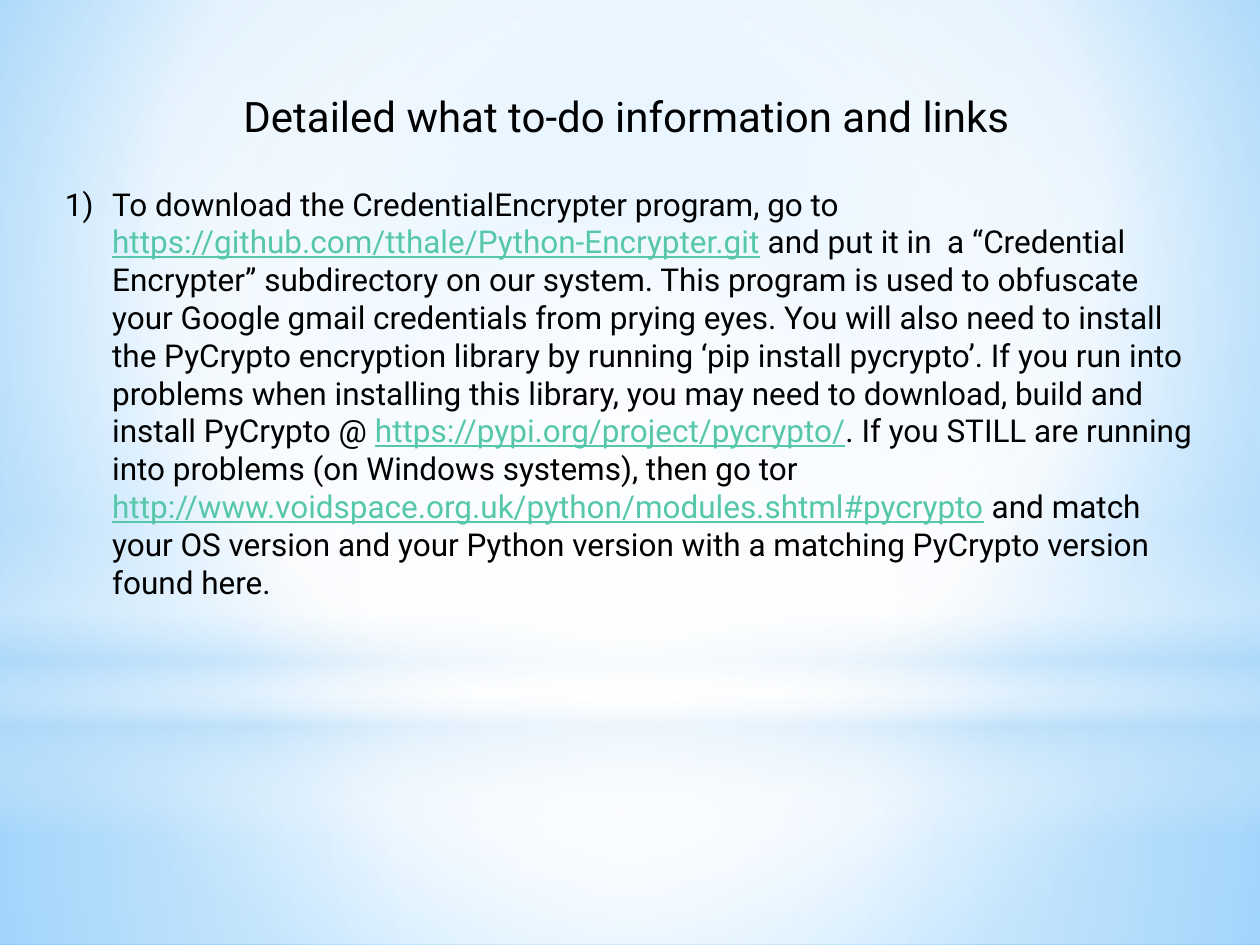
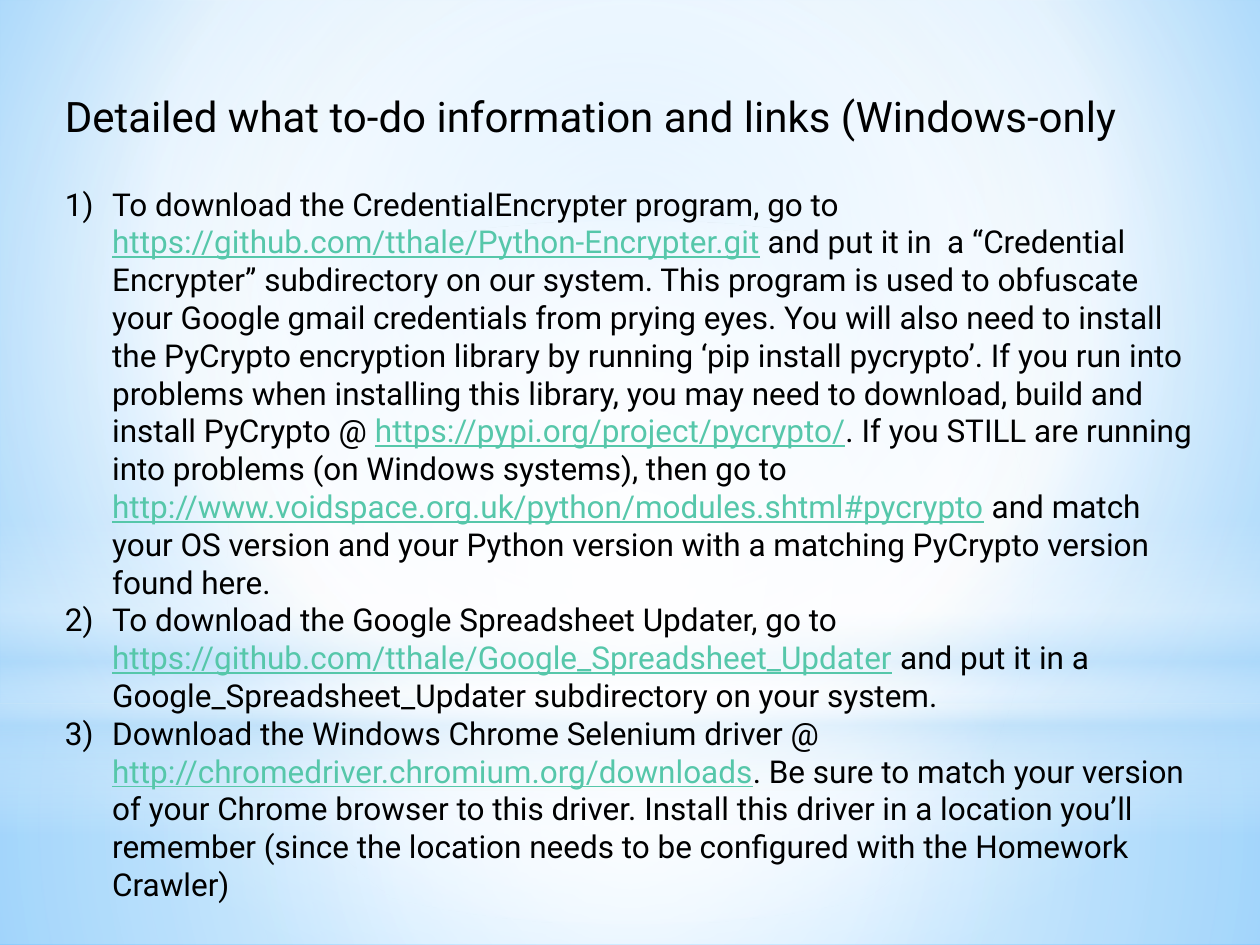
Before and after one commit to lhale/VCHS_HomeworkCrawler, a slide deck: slide 8 of docs/HomeworkCrawler.pptx (slide 3 before the commit). Drawn at 1260x945 pixels with LibreOffice and Linux fonts; fonts in the diff are those of the drawing. Boxes give left, top, right and bottom in pixels: in the first picture for what was removed or moved away, otherwise in the second. Text is boxed around its words. In the diff, an @@ line names an element or a change of style, - is before the commit and + after.

```diff
--- a/docs/HomeworkCrawler.pptx
+++ b/docs/HomeworkCrawler.pptx
@@ text at box(65, 98, 1116, 142): text changed @@
-Detailed what to-do information and links
+Detailed what to-do information and links (Windows-only
@@ text at box(112, 192, 1191, 903): text changed @@
-1) To download the CredentialEncrypter program, go to https://github.com/tthale/Python-Encrypter.git and put it in a “Credential Encrypter” subdirectory on our system. This program is used to obfuscate your Google gmail credentials from prying eyes. You will also need to install the PyCrypto encryption library by running ‘pip install pycrypto’. If you run into problems when installing this library, you may need to download, build and install PyCrypto @ https://pypi.org/project/pycrypto/. If you STILL are running into problems (on Windows systems), then go tor http://www.voidspace.org.uk/python/modules.shtml#pycrypto and match your OS version and your Python version with a matching PyCrypto version found here.
+1) To download the CredentialEncrypter program, go to https://github.com/tthale/Python-Encrypter.git and put it in a “Credential Encrypter” subdirectory on our system. This program is used to obfuscate your Google gmail credentials from prying eyes. You will also need to install the PyCrypto encryption library by running ‘pip install pycrypto’. If you run into problems when installing this library, you may need to download, build and install PyCrypto @ https://pypi.org/project/pycrypto/. If you STILL are running into problems (on Windows systems), then go to http://www.voidspace.org.uk/python/modules.shtml#pycrypto and match your OS version and your Python version with a matching PyCrypto version found here.
+2) To download the Google Spreadsheet Updater, go to https://github.com/tthale/Google_Spreadsheet_Updater and put it in a Google_Spreadsheet_Updater subdirectory on your system.
+3) Download the Windows Chrome Selenium driver @ http://chromedriver.chromium.org/downloads. Be sure to match your version of your Chrome browser to this driver. Install this driver in a location you’ll remember (since the location needs to be configured with the Homework Crawler)
```
Also in this commit, not shown: 3 other slides changed, 8 slides added, 1 slide removed, 8 other files.
